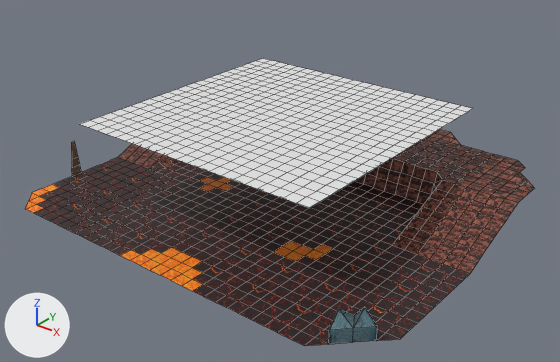
Renders of the Blender file blender models/Underworld/Heros Plinth.blend from each side of a commit.
One viewpoint serves both versions: a 50 mm camera at (68.1, -85.4, 42.1) aimed at (1.4, -2.0, -9.7). Every picture has the same lights, and +X, +Y and +Z are marked at lower left. The picture after the commit comes second. Mesh edges are drawn as thin lines.
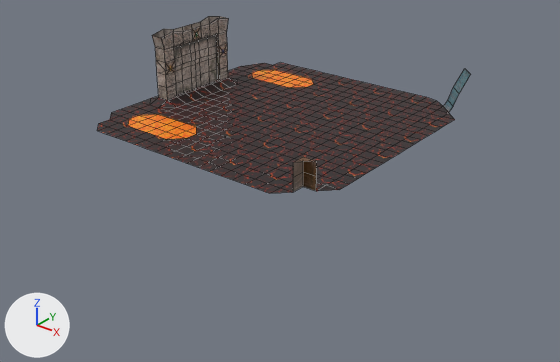
Edits to the bpy script that builds the scene:
```text
Change me_plane_001:
    used by ob_plane; location = (0.0, 0.0, 0.0); scale = (21.0, 21.0, 1.0)
    remove me_plane_001.from_pydata(...)  # 484 vertices, 441 faces; spans x -1.0..1.0, y -1.0..1.0, z 0.0
    add me_plane_001.from_pydata(...)  # 595 vertices, 574 faces; spans x -1.0..1.0, y -1.0..1.0, z 0.0..11.2
    me_plane_001 part 1
    28 vertices are removed from x -1.0..1.0, y -1.0..1.0, z 0.0
    51 faces are deleted
    8 vertices in x -0.9..-0.81, y -0.24..0.24, z 0.0 move by (0.0, 0.0, 0.7)
    1 vertex moves from x 0.81, y 1.0, z 0.0 to x 0.83, y 0.92, z 1.0
    36 vertices are added at x -0.9..1.0, y -0.36..1.0, z 0.0..11.2
    9 new vertices lie (0.0, 0.0, 2.0) away from vertices in x -0.9..0.9, y -0.9..0.24, z 0.0
    9 new vertices lie (0.0, 0.0, 2.0) away from vertices in x -0.9..0.9, y -0.9..0.24, z 2.0..2.7
    6 new vertices lie (-0.1, 0.0, 0.7) away from vertices in x -0.71, y -0.33..0.33, z 0.0
    10 new vertices lie (0.0, 0.0, 2.0) away from vertices in x -0.9..-0.81, y -0.33..0.33, z 0.7..4.7
    10 new vertices lie (0.0, 0.0, 2.0) away from vertices in x -0.9..-0.81, y -0.33..0.33, z 2.7..6.7
    8 new vertices lie (0.0, 0.0, 2.0) away from vertices in x -0.9..-0.83, y -0.14..0.14, z 0.7..8.7
    6 new vertices lie (-0.09, 0.0, 0.0) away from vertices in x -0.81, y -0.33..0.33, z 0.7..4.7
    6 new vertices lie (0.0, 0.0, 2.0) away from vertices in x -0.9..-0.83, y -0.33..0.33, z 2.7..4.7
    10 new vertices lie (0.0, 0.0, 0.69) away from vertices in x -0.83..-0.81, y -0.33..0.33, z 4.7
    10 new vertices lie (0.0, 0.0, 1.31) away from vertices in x -0.83..-0.81, y -0.33..0.33, z 5.39
    12 new vertices lie (0.0, 0.0, 2.0) away from vertices in x -0.9..-0.81, y -0.33..0.33, z 6.7
    7 new vertices lie (0.0, 0.05, 0.0) away from vertices in x -0.83..-0.81, y -0.05..0.24, z 0.7..8.7
    43 new faces join them, mat_volcanic (picture img_volcanic_png)
    8 new faces join them, mat_lava (picture img_lava_png)
    21 new faces join them, mat_top_right (picture img_destinys_door_frame_top_right_png)
    49 new faces join them, mat_marble (picture img_destinys_door_frame_bottom_left_png)
    17 new faces join them, mat_bottom_right (picture img_destinys_door_frame_bottom_right_png)
    21 new faces join them, mat_top_left (picture img_destiny_door_frame_top_left_png)
    17 new faces join them, mat_bottom_left (picture img_destinys_door_frame_bottom_left_png)
    3 new faces join them, mat_metal_door (picture img_catacomb_inner_door_png_001)
    5 new faces join them, mat_wood_door (picture img_wd_dr_png_001)
    me_plane_001 part 2: 362 faces spanning x -1.0..1.0, y -1.0..1.0, z 0.0..0.7 switch from no material to mat_volcanic (picture img_volcanic_png)
    me_plane_001 part 3: 28 faces spanning x -0.81..-0.24, y -0.81..0.81, z 0.0 switch from no material to mat_lava (picture img_lava_png)
    add me_plane_001.materials.append(mat_marble)  # picture img_destinys_door_frame_bottom_left_png
    add me_plane_001.materials.append(mat_metal_door)  # picture img_catacomb_inner_door_png_001
    add me_plane_001.materials.append(mat_wood_door)  # picture img_wd_dr_png_001
    add me_plane_001.materials.append(mat_top_left)  # picture img_destiny_door_frame_top_left_png
    add me_plane_001.materials.append(mat_top_right)  # picture img_destinys_door_frame_top_right_png
    add me_plane_001.materials.append(mat_bottom_left)  # picture img_destinys_door_frame_bottom_left_png
    add me_plane_001.materials.append(mat_bottom_right)  # picture img_destinys_door_frame_bottom_right_png
Remove ob_plane_001:
    ob_plane_001 = bpy.data.objects.new('Plane.001', me_plane)
```

Boxes [x1, y1, x2, y2] around the edits, measured in the pictures (560 x 362 px):
'Plane.001', deleted
    before: [26, 129, 534, 346]
    faces in mat_volcanic (picture img_volcanic_png): [34, 157, 469, 346]
    faces in mat_rocks (picture img_rocks_128_png): [119, 129, 534, 274]
    faces in mat_lava (picture img_lava_png): [26, 177, 333, 291]
    faces in mat_metal_door (picture img_catacomb_inner_door_png_001): [329, 307, 377, 344]
    faces in mat_wood_door (picture img_wd_dr_png_001): [71, 141, 82, 176]
'Plane', reshaped (18% taller)
    before: [80, 58, 473, 208]
    after: [97, 16, 471, 193]
part 1 of me_plane_001, built on
    before: [80, 58, 473, 208]
    after: [97, 16, 471, 193]
part 2 of me_plane_001, recoloured (darker)
    both: [97, 62, 455, 193]
part 3 of me_plane_001, recoloured
    both: [128, 70, 313, 139]
